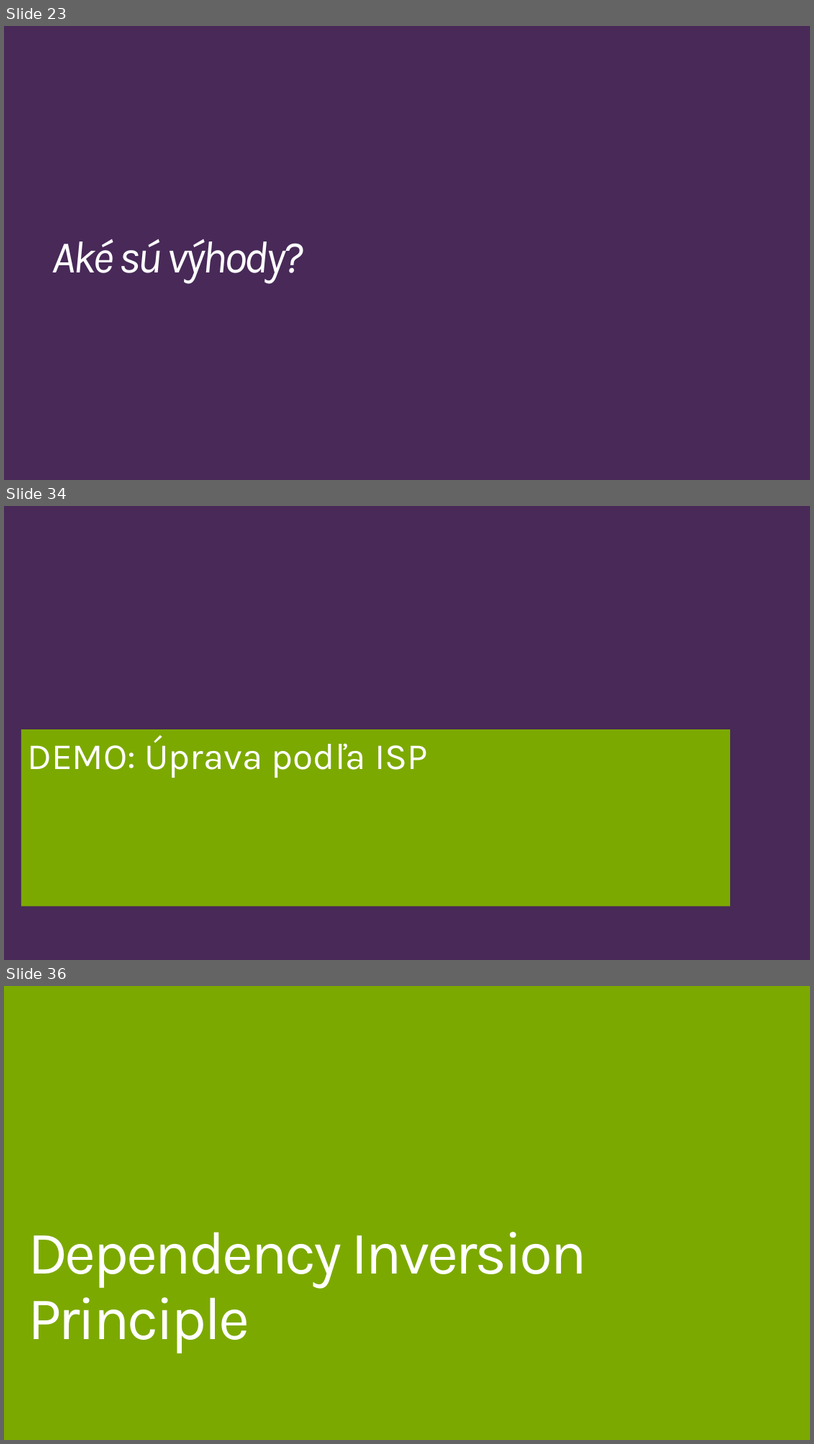
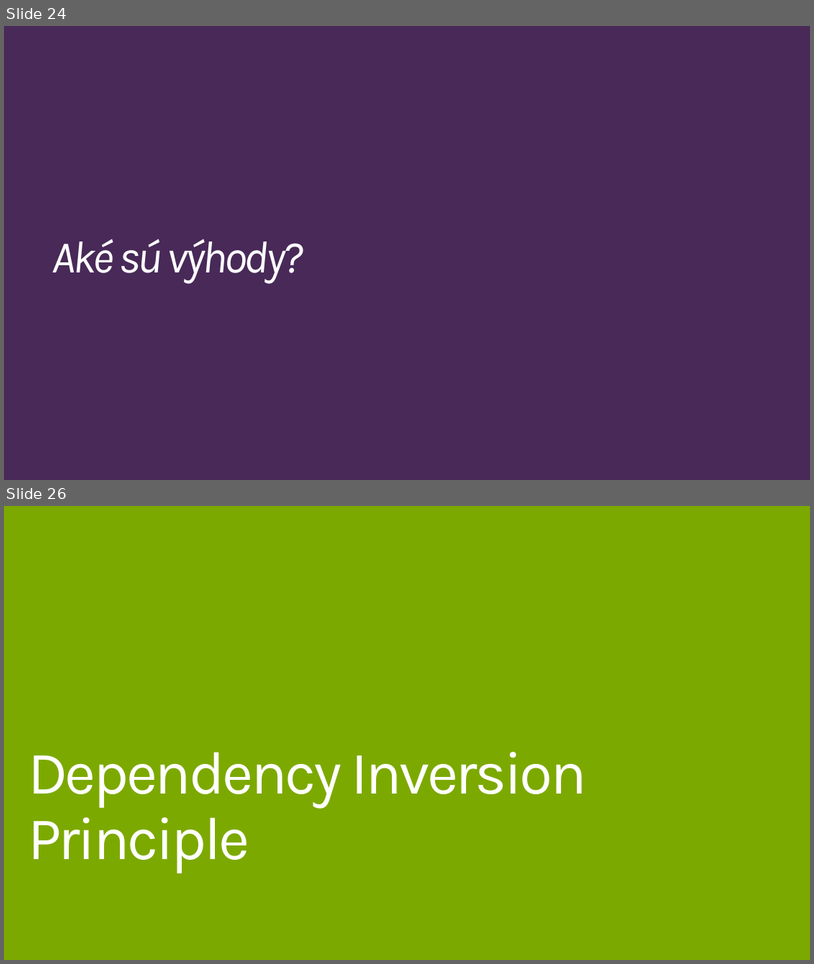
Before and after one commit to Burgyn/SOLID-Principles, a slide deck: SOLIDPrinciples4Kros.pptx. Shown one above the other, each under a label of ours: slides 23, 34 and 36 before the commit, slides 24 and 26 after it; the slides between them are not shown. The pictures are 814x1444 and 814x964 pixels, drawn with LibreOffice and Linux fonts; fonts in the diff are those of the drawing. Boxes give left, top, right and bottom in pixels: in the first picture for what was removed or moved away, otherwise in the second. Text is boxed around its words. In the diff, an @@ line names an element or a change of style, - is before the commit and + after.

```diff
--- a/SOLIDPrinciples4Kros.pptx
+++ b/SOLIDPrinciples4Kros.pptx
@@ slide 34 removed at [4,506,810,960], background #482958 @@
@@ rectangle removed at [21,729,730,906] @@
-DEMO: Úprava podľa ISP
@@ what was slide 23 is now slide 24 @@
@@ what was slide 36 is now slide 26 @@
```
Also in this commit, not shown: 3 slides changed, 4 slides added, 13 other slides removed, 1 other file.
